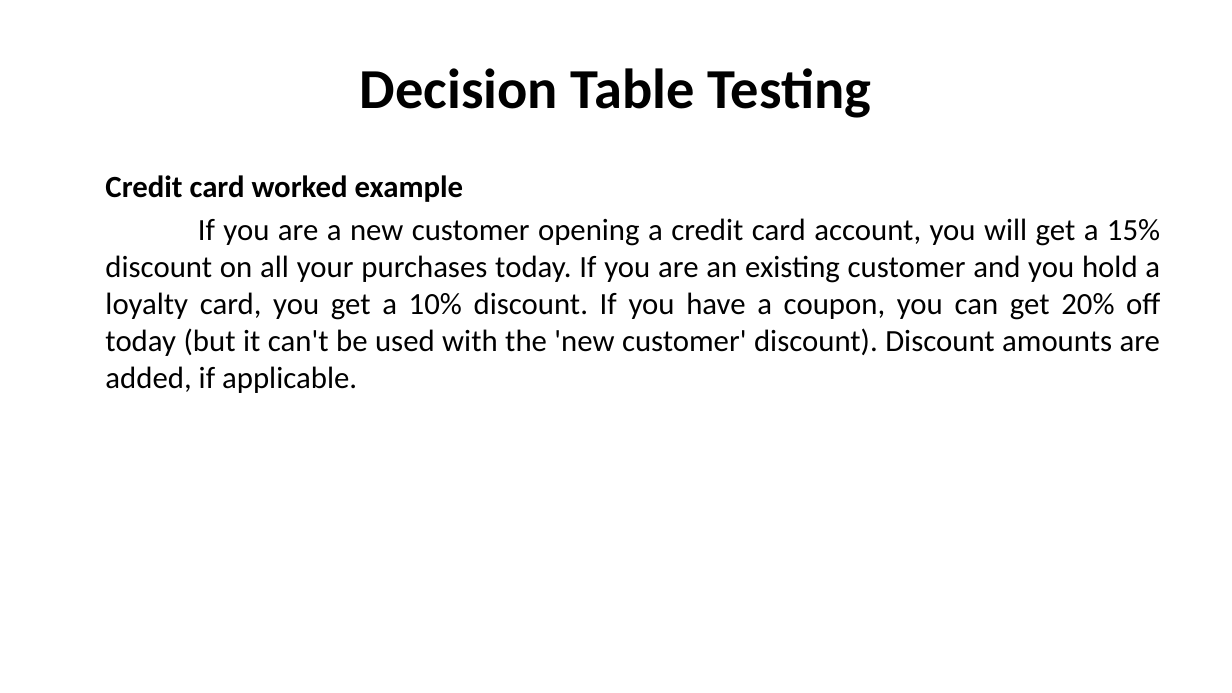
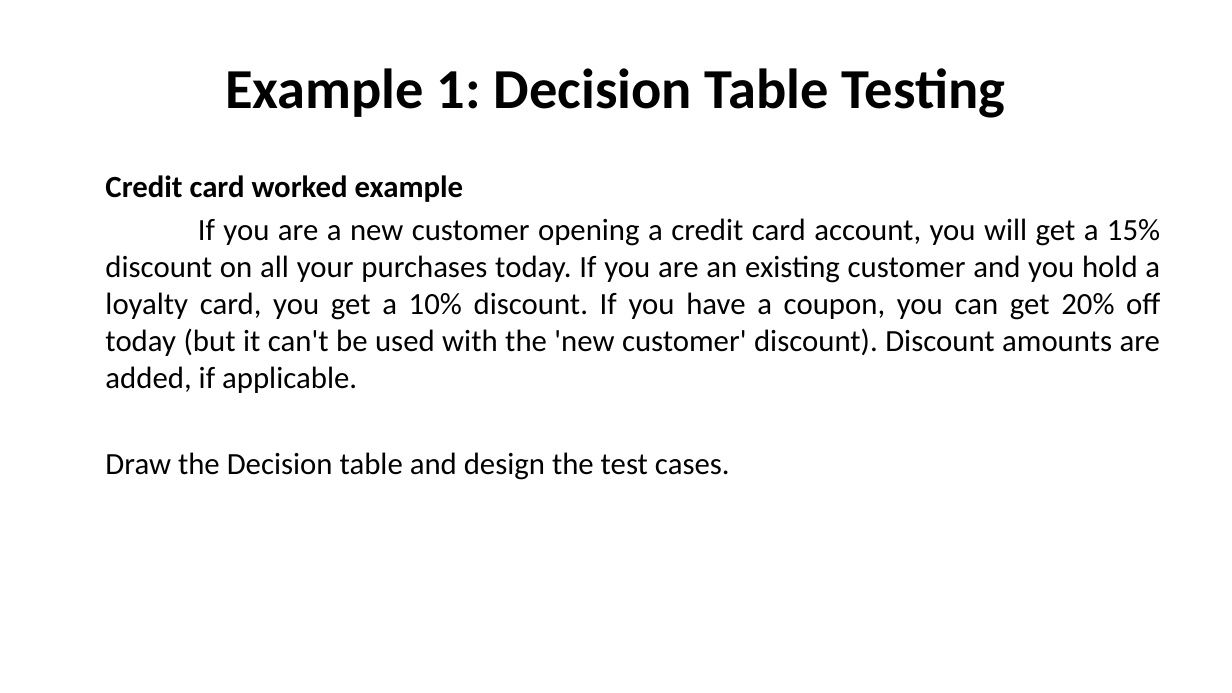
Before and after one commit to nashurgessa/Software-Testing-batch-2022-23, a slide deck: slide 5 of slides/L10 Decision_Table.pptx. Drawn at 1232x693 pixels with LibreOffice and Linux fonts; fonts in the diff are those of the drawing. Boxes give left, top, right and bottom in pixels: in the first picture for what was removed or moved away, otherwise in the second. Text is boxed around its words. In the diff, an @@ line names an element or a change of style, - is before the commit and + after.

```diff
--- a/slides/L10 Decision_Table.pptx
+++ b/slides/L10 Decision_Table.pptx
@@ title at <box>225,68,1005,118</box>: text changed @@
-Decision Table Testing
+Example 1: Decision Table Testing
@@ text at <box>105,452,730,480</box>: paragraph added @@
+Draw the Decision table and design the test cases.
```
Also in this commit, not shown: 3 other slides changed, 1 slide added, 1 other file.
